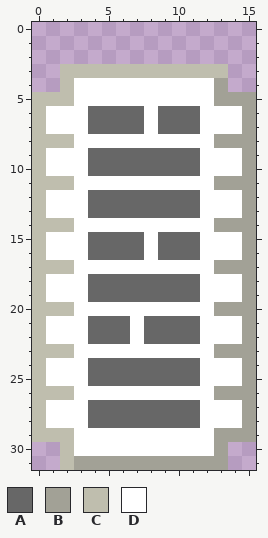
One commit to this pixel-art file: Aseprite/building-2.aseprite. The first picture shows the starting point.
16x32 pixels, 1 frame.
Palette (. is transparent): A #676767  B #a2a196  C #bfbeae  D #ffffff
Pixels before, first column x 0:
 3 ..CCCCCCCCCCCC..
 4 ..CDDDDDDDDDDB..
 5 CCCDDDDDDDDDDBBB
 6 CDDDAAAADAAADDDB
 7 CDDDAAAADAAADDDB
 8 CCCDDDDDDDDDDBBB
 9 CDDDAAAAAAAADDDB
10 CDDDAAAAAAAADDDB
11 CCCDDDDDDDDDDBBB
12 CDDDAAAAAAAADDDB
13 CDDDAAAAAAAADDDB
14 CCCDDDDDDDDDDBBB
15 CDDDAAAADAAADDDB
16 CDDDAAAADAAADDDB
17 CCCDDDDDDDDDDBBB
18 CDDDAAAAAAAADDDB
19 CDDDAAAAAAAADDDB
20 CCCDDDDDDDDDDBBB
21 CDDDAAADAAAADDDB
22 CDDDAAADAAAADDDB
23 CCCDDDDDDDDDDBBB
24 CDDDAAAAAAAADDDB
25 CDDDAAAAAAAADDDB
26 CCCDDDDDDDDDDBBB
27 CDDDAAAAAAAADDDB
28 CDDDAAAAAAAADDDB
29 CCCDDDDDDDDDDBBB
30 ..CDDDDDDDDDDB..
31 ..CBBBBBBBBBBB..
Once edited:
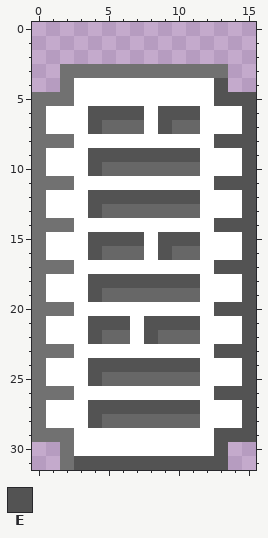
Colours new in this view: E #535353
The exact change:
colour C: #bfbeae -> #717171
Changed rows in their new state; - is a pixel that keeps its letter.
first column x 3:
 4 ----------E--
 5 ----------EEE
 6 -EEEE-EEE---E
 7 -E----E-----E
 8 ----------EEE
 9 -EEEEEEEE---E
10 -E----------E
11 ----------EEE
12 -EEEEEEEE---E
13 -E----------E
14 ----------EEE
15 -EEEE-EEE---E
16 -E----E-----E
17 ----------EEE
18 -EEEEEEEE---E
19 -E----------E
20 ----------EEE
21 -EEE-EEEE---E
22 -E---E------E
23 ----------EEE
24 -EEEEEEEE---E
25 -E----------E
26 ----------EEE
27 -EEEEEEEE---E
28 -E----------E
29 ----------EEE
30 ----------E--
31 EEEEEEEEEEE--
Changed places in both pictures, as pixel boxes (x1, y1, x2, y2):
changed: (32, 64, 256, 470)
